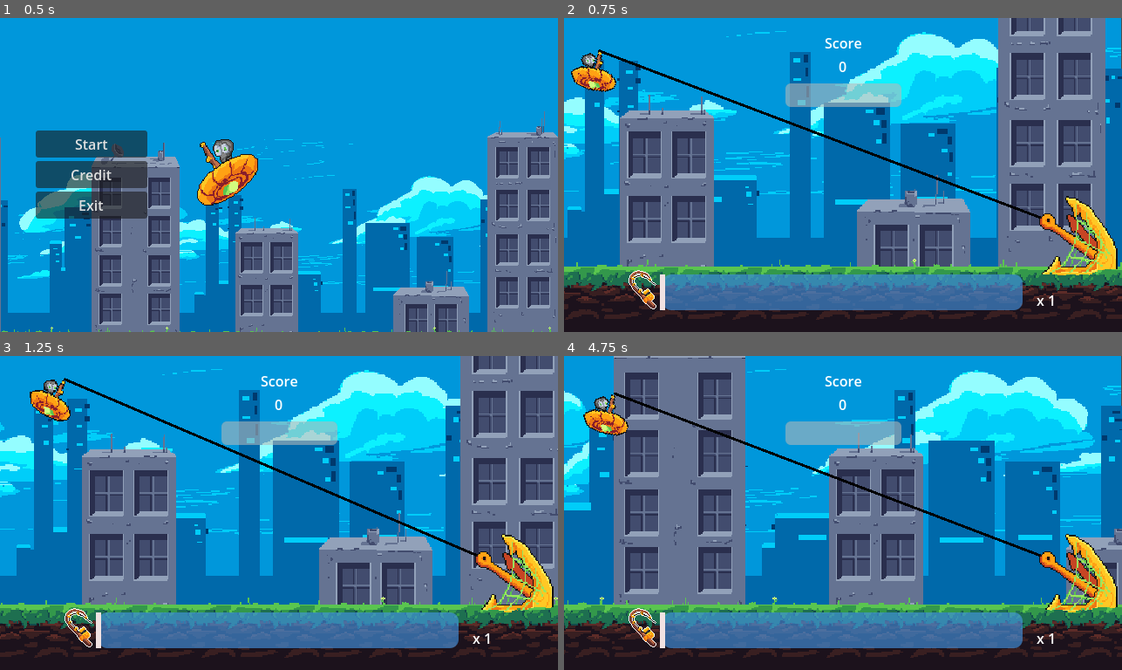
Above: before the commit, frames 1-4 (two rows, left to right).
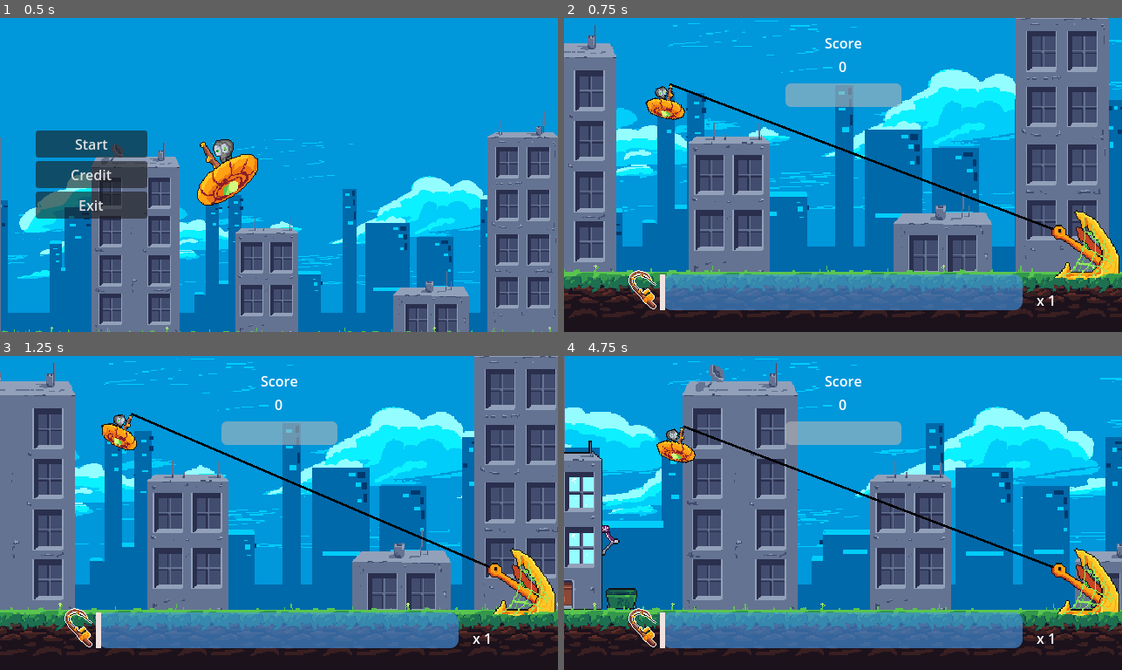
Above: after the commit, the same moments.

Repository: Tenes/mini-jam-153
Game: Godot game, scene res://Scenes/main_menu_scene.tscn
The game is run twice, just before and just after one commit, with the same random seed, the same clock (stepped at 60 frames per second) and the same inputs. Sound files missing from this copy of the repository are replaced by a short silence.
Inputs (mouse positions are in pixels of both pictures, inside the frame that each line leads up to):
- Up to frame 1 (0.5 s): no input
- Up to frame 2 (0.75 s): click "Start" at 0.5 s
- Up to frame 3 (1.25 s): no input
- Up to frame 4 (4.75 s): move the mouse to (965, 497) at 1.27 s; click (965, 497) at 1.35 s; move the mouse to (731, 528) at 2.02 s; click (731, 528) at 2.1 s; move the mouse to (898, 443) at 2.77 s; click (898, 443) at 2.85 s; move the mouse to (815, 575) at 3.52 s; click (815, 575) at 3.6 s; move the mouse to (1010, 560) at 4.27 s; click (1010, 560) at 4.35 s

Frame 1 is identical in both runs. In frame 2, 57% of the frame differs, in the area x 0-100%, y 0-97%; in frame 3, 59%; in frame 4, 58%.

Commit message:
Added new building

Diff:
--- a/Models/Building/building.gd
+++ b/Models/Building/building.gd
@@ -1,7 +1,2 @@
 extends Interactable
 class_name Building
-
-func _ready() -> void:
-	scoreValue = 50;
-	startSuccess = 70;
-	lengthSuccess = 30;
--- a/Models/Building/building.tscn
+++ b/Models/Building/building.tscn
@@ -1,14 +1,19 @@
-[gd_scene load_steps=5 format=3 uid="uid://d3y1fcp46ao6c"]
+[gd_scene load_steps=6 format=3 uid="uid://d3y1fcp46ao6c"]
 
-[ext_resource type="Texture2D" uid="uid://cvwjtuuxfejff" path="res://Assets/Building_01.png" id="1_617hb"]
 [ext_resource type="PackedScene" uid="uid://dw75lst4ci8fh" path="res://Models/Interactable/interactable.tscn" id="1_r7swu"]
 [ext_resource type="Script" path="res://Models/Building/building.gd" id="2_sftir"]
+[ext_resource type="Texture2D" uid="uid://cjnk3xmhumrop" path="res://Assets/Buildings/Building_01.png" id="3_bc3yv"]
+[ext_resource type="PackedScene" uid="uid://d334mdfiimijb" path="res://Models/Particles/brutal_particle_2d.tscn" id="3_kxijq"]
 
 [sub_resource type="RectangleShape2D" id="RectangleShape2D_46yyn"]
-size = Vector2(47, 127)
+size = Vector2(71, 127)
 
 [node name="Interactable" instance=ExtResource("1_r7swu")]
 script = ExtResource("2_sftir")
+startSuccess = 70
+lengthSuccess = 30
+destruction_particles = Array[PackedScene]([ExtResource("3_kxijq")])
+scoreValue = 50
 
 [node name="Hitbox" parent="." index="0"]
 position = Vector2(0, -64)
@@ -18,6 +23,6 @@
 shape = SubResource("RectangleShape2D_46yyn")
 
 [node name="Sprite" parent="." index="1"]
-position = Vector2(1, 0)
-texture = ExtResource("1_617hb")
+position = Vector2(1, -14)
+texture = ExtResource("3_bc3yv")
 offset = Vector2(-1, -64)
--- /dev/null
+++ b/Models/Building/building_2.tscn
@@ -0,0 +1,23 @@
+[gd_scene load_steps=6 format=3 uid="uid://dncqhffgv33wf"]
+
+[ext_resource type="PackedScene" uid="uid://d3y1fcp46ao6c" path="res://Models/Building/building.tscn" id="1_hkqia"]
+[ext_resource type="PackedScene" uid="uid://bga0jmmjnm1f3" path="res://Models/Particles/capture_particles_explosion01.tscn" id="2_ux4f7"]
+[ext_resource type="PackedScene" uid="uid://bsxu8ugs0g6ob" path="res://Models/Particles/capture_particles.tscn" id="3_qbxao"]
+[ext_resource type="Texture2D" uid="uid://cx372w7356v1x" path="res://Assets/Buildings/Building_03.png" id="4_rr8ew"]
+
+[sub_resource type="RectangleShape2D" id="RectangleShape2D_8fe38"]
+size = Vector2(95, 127)
+
+[node name="Interactable" instance=ExtResource("1_hkqia")]
+startSuccess = 75
+lengthSuccess = 25
+capture_particles = Array[PackedScene]([ExtResource("2_ux4f7"), ExtResource("3_qbxao")])
+scoreValue = 65
+
+[node name="Shape" parent="Hitbox" index="0"]
+position = Vector2(11.5, 0.5)
+shape = SubResource("RectangleShape2D_8fe38")
+
+[node name="Sprite" parent="." index="1"]
+position = Vector2(4, -10)
+texture = ExtResource("4_rr8ew")
--- a/Models/Harpoon/harpoon.tscn
+++ b/Models/Harpoon/harpoon.tscn
@@ -35,7 +35,7 @@
 }]
 
 [sub_resource type="RectangleShape2D" id="RectangleShape2D_6y04s"]
-size = Vector2(321, 63)
+size = Vector2(363, 63)
 
 [sub_resource type="RectangleShape2D" id="RectangleShape2D_imkgk"]
 size = Vector2(60, 63)
@@ -58,7 +58,7 @@
 [node name="SpriteFront" type="AnimatedSprite2D" parent="."]
 z_index = 2
 sprite_frames = SubResource("SpriteFrames_3brs0")
-frame_progress = 0.826015
+frame_progress = 0.648792
 speed_scale = 0.5
 
 [node name="SpriteBack" type="Sprite2D" parent="SpriteFront"]
@@ -68,8 +68,9 @@
 [node name="Hitbox" type="Area2D" parent="."]
 
 [node name="Shape" type="CollisionShape2D" parent="Hitbox"]
-position = Vector2(-129.5, -0.5)
+position = Vector2(-150, -0.5)
 shape = SubResource("RectangleShape2D_6y04s")
+debug_color = Color(0.572549, 0.545098, 0.305882, 0.419608)
 
 [node name="Scanbox" type="Area2D" parent="."]
 collision_layer = 2
--- a/Models/Interactable/interactable.gd
+++ b/Models/Interactable/interactable.gd
@@ -17,7 +17,7 @@
 var moovement: int = 1;
 var moovementModifier : float = 1;
 var tween: Tween;
-var scoreValue: int = 0;
+@export var scoreValue: int = 0;
 var parent: Node2D;
 var difficultyMultiplier: float = 1.0
 
--- a/Models/Interactable/interactable.tscn
+++ b/Models/Interactable/interactable.tscn
@@ -1,13 +1,18 @@
-[gd_scene load_steps=4 format=3 uid="uid://dw75lst4ci8fh"]
+[gd_scene load_steps=7 format=3 uid="uid://dw75lst4ci8fh"]
 
 [ext_resource type="Script" path="res://Models/Interactable/interactable.gd" id="1_ju4d7"]
+[ext_resource type="PackedScene" uid="uid://bsxu8ugs0g6ob" path="res://Models/Particles/capture_particles.tscn" id="2_6vfw5"]
 [ext_resource type="AudioStream" uid="uid://dkvnlxcbpwtxm" path="res://Assets/Sounds/human_death.mp3" id="2_okfs3"]
+[ext_resource type="PackedScene" uid="uid://bga0jmmjnm1f3" path="res://Models/Particles/capture_particles_explosion01.tscn" id="3_mmc06"]
+[ext_resource type="PackedScene" uid="uid://cf6iwnp41gx5k" path="res://Models/Particles/blood_particle_2d.tscn" id="4_egdft"]
 
 [sub_resource type="RectangleShape2D" id="RectangleShape2D_spf4m"]
 size = Vector2(8, 13.5)
 
 [node name="Interactable" type="Node2D"]
 script = ExtResource("1_ju4d7")
+capture_particles = Array[PackedScene]([ExtResource("2_6vfw5"), ExtResource("3_mmc06")])
+destruction_particles = Array[PackedScene]([ExtResource("4_egdft")])
 
 [node name="Hitbox" type="Area2D" parent="."]
 position = Vector2(0, -6)
--- a/Scenes/city_scene.tscn
+++ b/Scenes/city_scene.tscn
@@ -66,9 +66,9 @@
 metadata/_edit_lock_ = true
 
 [node name="Camera2D" type="Camera2D" parent="GameScreen"]
-position = Vector2(427, 266)
+position = Vector2(393, 251)
 ignore_rotation = false
-zoom = Vector2(1.5, 1.5)
+zoom = Vector2(1.3, 1.3)
 
 [node name="ParallaxContainerNode2D" parent="GameScreen" instance=ExtResource("5_1sjta")]
 position = Vector2(0, -24)
--- a/Scripts/city_scene.gd
+++ b/Scripts/city_scene.gd
@@ -35,7 +35,7 @@
 	difficultyMultiplier += (value/10000);
 
 func interactableSpawner() -> void:
-	var tempInteractable = Global.INTERACTABLES[Global.RNG.randi_range(1, 2)].instantiate();
+	var tempInteractable = Global.INTERACTABLES.pick_random().instantiate();
 	tempInteractable.spawnFrom(interactableContainer, difficultyMultiplier, currentWaveDifficulty);
 	interactables.append(tempInteractable);
 
--- a/Scripts/global.gd
+++ b/Scripts/global.gd
@@ -1,10 +1,11 @@
 extends Node
 
 @onready var RNG = RandomNumberGenerator.new();
-@onready var INTERACTABLES = {
-	1: preload("res://Models/Human/human.tscn"),
-	2: preload("res://Models/Building/building.tscn"),
-}
+@onready var INTERACTABLES = [
+	preload("res://Models/Human/human.tscn"),
+	preload("res://Models/Building/building.tscn"),
+	preload("res://Models/Building/building_2.tscn")
+]
 @onready var SCENES = {
 	1: "res://Scenes/city_scene.tscn",
 	2: "res://Scenes/main_menu_scene.tscn",
Binary file added: Assets/Buildings/Building_01.png
Not shown, added: Assets/Buildings/Building_01.png.import
Binary file added: Assets/Buildings/Building_02.png
Not shown, added: Assets/Buildings/Building_02.png.import
Binary file added: Assets/Buildings/Building_03.png
Not shown, added: Assets/Buildings/Building_03.png.import
